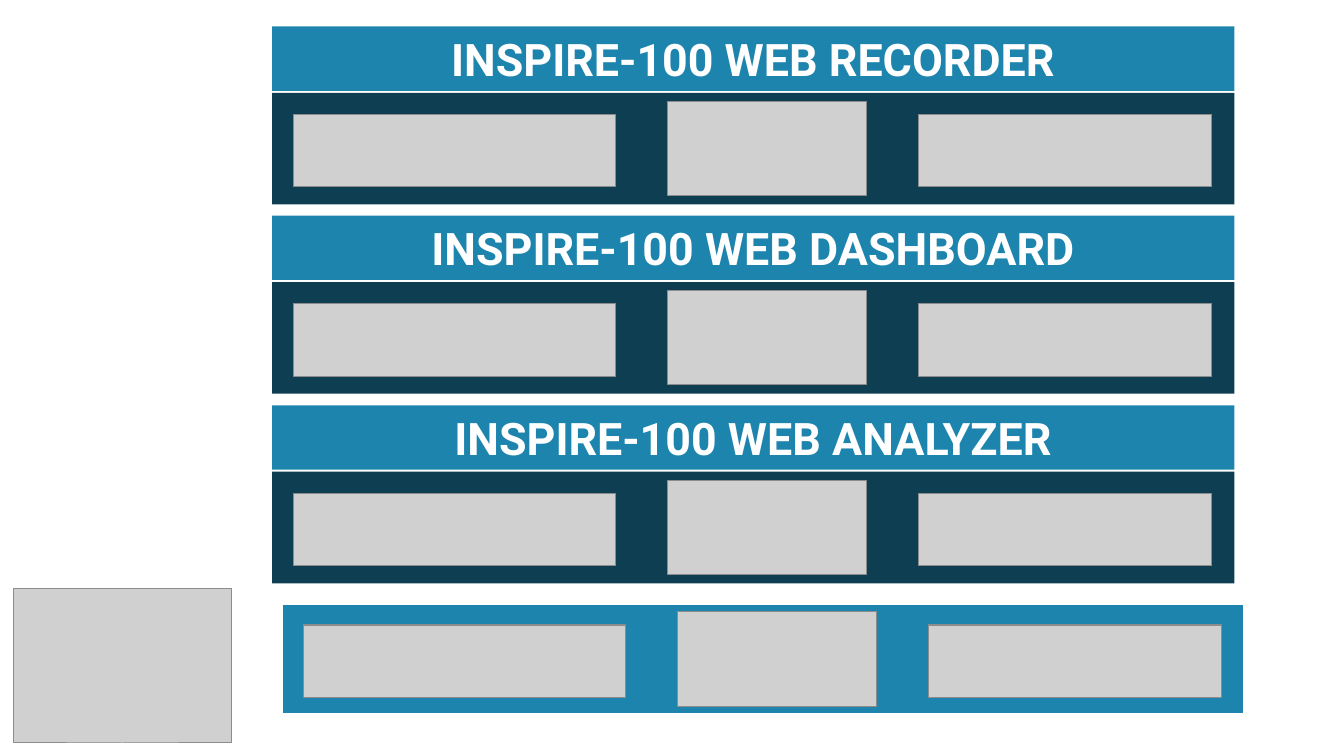
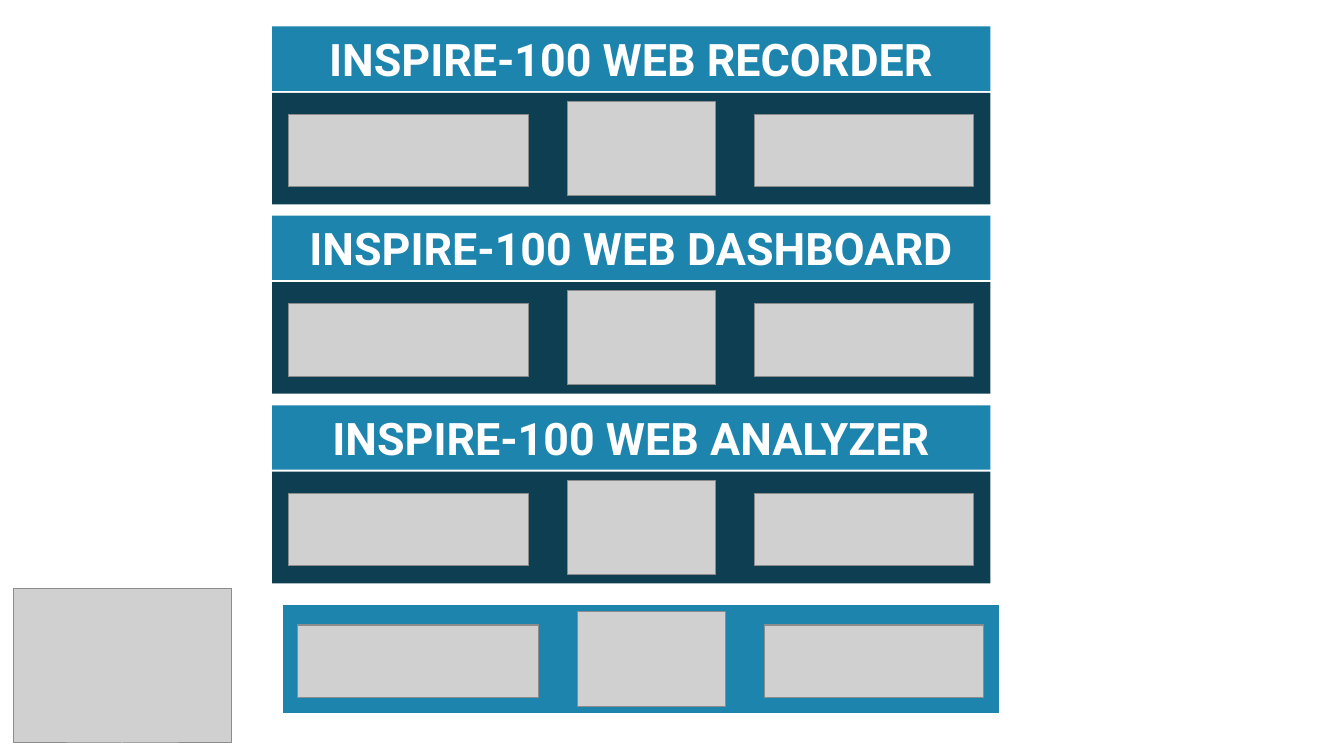
Before and after one commit to sunilmeister/sunilmeister.github.io, a slide deck: slide 4 of common/img/Logo.pptx (slide 1 before the commit). Drawn at 1344x756 pixels with LibreOffice and Linux fonts; fonts in the diff are those of the drawing; grey boxes stand for pictures. Boxes give left, top, right and bottom in pixels: in the first picture for what was removed or moved away, otherwise in the second. Text is boxed around its words. In the diff, an @@ line names an element or a change of style, - is before the commit and + after.

```diff
--- a/common/img/Logo.pptx
+++ b/common/img/Logo.pptx
@@ rectangle "INSPIRE-100 WEB RECORDER": place and size @@
-rectangle "INSPIRE-100 WEB RECORDER" at box(272, 26, 1235, 91)
+rectangle "INSPIRE-100 WEB RECORDER" at box(272, 26, 991, 91)
@@ rectangle: place and size @@
-rectangle at box(272, 93, 1235, 205)
+rectangle at box(272, 93, 991, 205)
@@ picture: place and size @@
-picture at box(293, 115, 615, 188)
+picture at box(288, 115, 528, 188)
@@ picture: place and size @@
-picture at box(668, 102, 867, 196)
+picture at box(568, 102, 716, 196)
@@ picture: place and size @@
-picture at box(919, 115, 1212, 188)
+picture at box(755, 115, 974, 188)
@@ rectangle "INSPIRE-100 WEB DASHBOARD": place and size @@
-rectangle "INSPIRE-100 WEB DASHBOARD" at box(272, 216, 1235, 280)
+rectangle "INSPIRE-100 WEB DASHBOARD" at box(272, 216, 991, 280)
@@ rectangle: place and size @@
-rectangle at box(272, 282, 1235, 394)
+rectangle at box(272, 282, 991, 394)
@@ picture: place and size @@
-picture at box(668, 291, 867, 385)
+picture at box(568, 291, 716, 385)
@@ picture: place and size @@
-picture at box(293, 303, 615, 376)
+picture at box(288, 303, 528, 376)
@@ picture: place and size @@
-picture at box(919, 303, 1212, 376)
+picture at box(755, 303, 974, 376)
@@ rectangle "INSPIRE-100 WEB ANALYZER": place and size @@
-rectangle "INSPIRE-100 WEB ANALYZER" at box(272, 405, 1235, 470)
+rectangle "INSPIRE-100 WEB ANALYZER" at box(272, 405, 991, 470)
@@ rectangle: place and size @@
-rectangle at box(272, 472, 1235, 584)
+rectangle at box(272, 472, 991, 584)
@@ picture: place and size @@
-picture at box(293, 494, 615, 567)
+picture at box(288, 494, 528, 567)
@@ picture: place and size @@
-picture at box(668, 481, 867, 575)
+picture at box(568, 481, 716, 575)
@@ picture: place and size @@
-picture at box(919, 494, 1212, 567)
+picture at box(755, 494, 974, 567)
@@ rectangle: place and size @@
-rectangle at box(282, 603, 1245, 715)
+rectangle at box(282, 603, 1001, 715)
@@ picture: place and size @@
-picture at box(303, 625, 625, 698)
+picture at box(298, 625, 538, 698)
@@ picture: place and size @@
-picture at box(678, 612, 876, 706)
+picture at box(578, 612, 726, 706)
@@ picture: place and size @@
-picture at box(929, 625, 1222, 698)
+picture at box(764, 625, 983, 698)
```
Also in this commit, not shown: 3 slides added, 22 other files.
